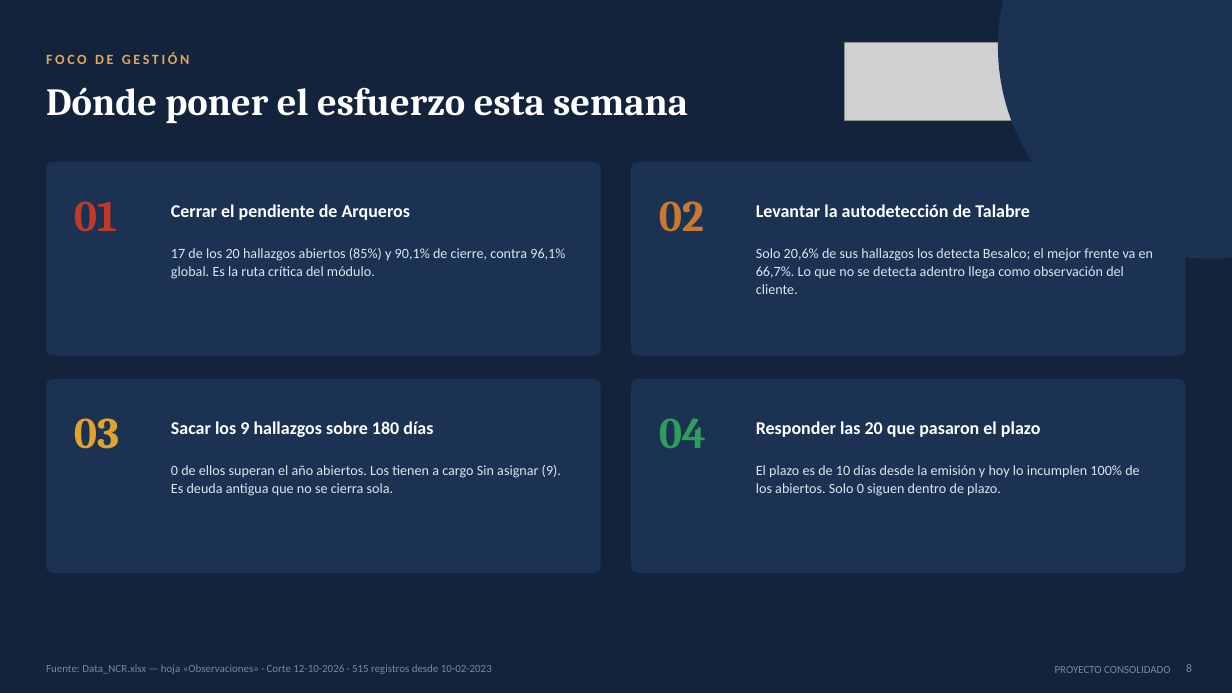
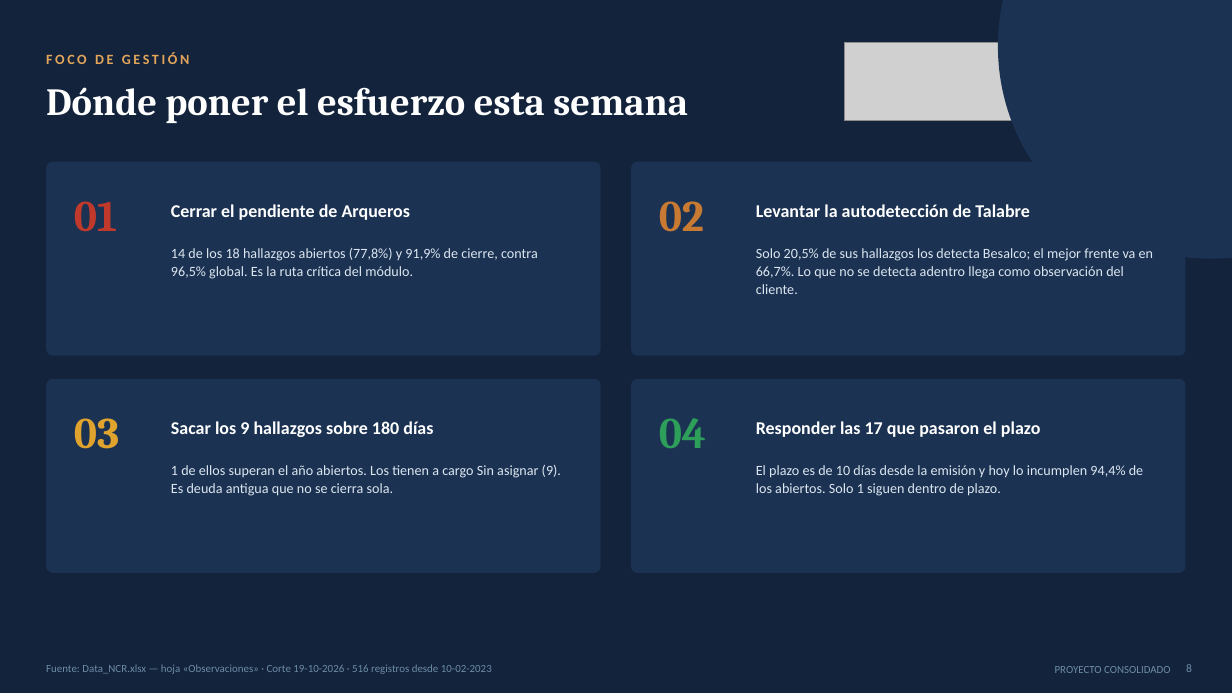
Before and after one commit to tdkvalex/Dashboard-HSEQ, a slide deck: slide 8 of modulo_nc/Panel_No_Conformidades.pptx. Drawn at 1232x693 pixels with LibreOffice and Linux fonts; fonts in the diff are those of the drawing; grey boxes stand for pictures. Boxes give left, top, right and bottom in pixels: in the first picture for what was removed or moved away, otherwise in the second. Text is boxed around its words. In the diff, an @@ line names an element or a change of style, - is before the commit and + after.

```diff
--- a/modulo_nc/Panel_No_Conformidades.pptx
+++ b/modulo_nc/Panel_No_Conformidades.pptx
@@ text at (171,248,538,279): text changed @@
-17 de los 20 hallazgos abiertos (85%) y 90,1% de cierre, contra 96,1% global. Es la ruta crítica del módulo.
+14 de los 18 hallazgos abiertos (77,8%) y 91,9% de cierre, contra 96,5% global. Es la ruta crítica del módulo.
@@ text at (756,248,1153,294): text changed @@
-Solo 20,6% de sus hallazgos los detecta Besalco; el mejor frente va en 66,7%. Lo que no se detecta adentro llega como observación del cliente.
+Solo 20,5% de sus hallazgos los detecta Besalco; el mejor frente va en 66,7%. Lo que no se detecta adentro llega como observación del cliente.
@@ text at (756,421,1040,437): text changed @@
-Responder las 20 que pasaron el plazo
+Responder las 17 que pasaron el plazo
@@ text at (171,465,561,496): text changed @@
-0 de ellos superan el año abiertos. Los tienen a cargo Sin asignar (9). Es deuda antigua que no se cierra sola.
+1 de ellos superan el año abiertos. Los tienen a cargo Sin asignar (9). Es deuda antigua que no se cierra sola.
@@ text at (756,465,1143,496): text changed @@
-El plazo es de 10 días desde la emisión y hoy lo incumplen 100% de los abiertos. Solo 0 siguen dentro de plazo.
+El plazo es de 10 días desde la emisión y hoy lo incumplen 94,4% de los abiertos. Solo 1 siguen dentro de plazo.
@@ text at (46,664,492,674): text changed @@
-Fuente: Data_NCR.xlsx — hoja «Observaciones» · Corte 12-10-2026 · 515 registros desde 10-02-2023
+Fuente: Data_NCR.xlsx — hoja «Observaciones» · Corte 19-10-2026 · 516 registros desde 10-02-2023
```
Also in this commit, not shown: 16 other slides changed, 3 other files.
